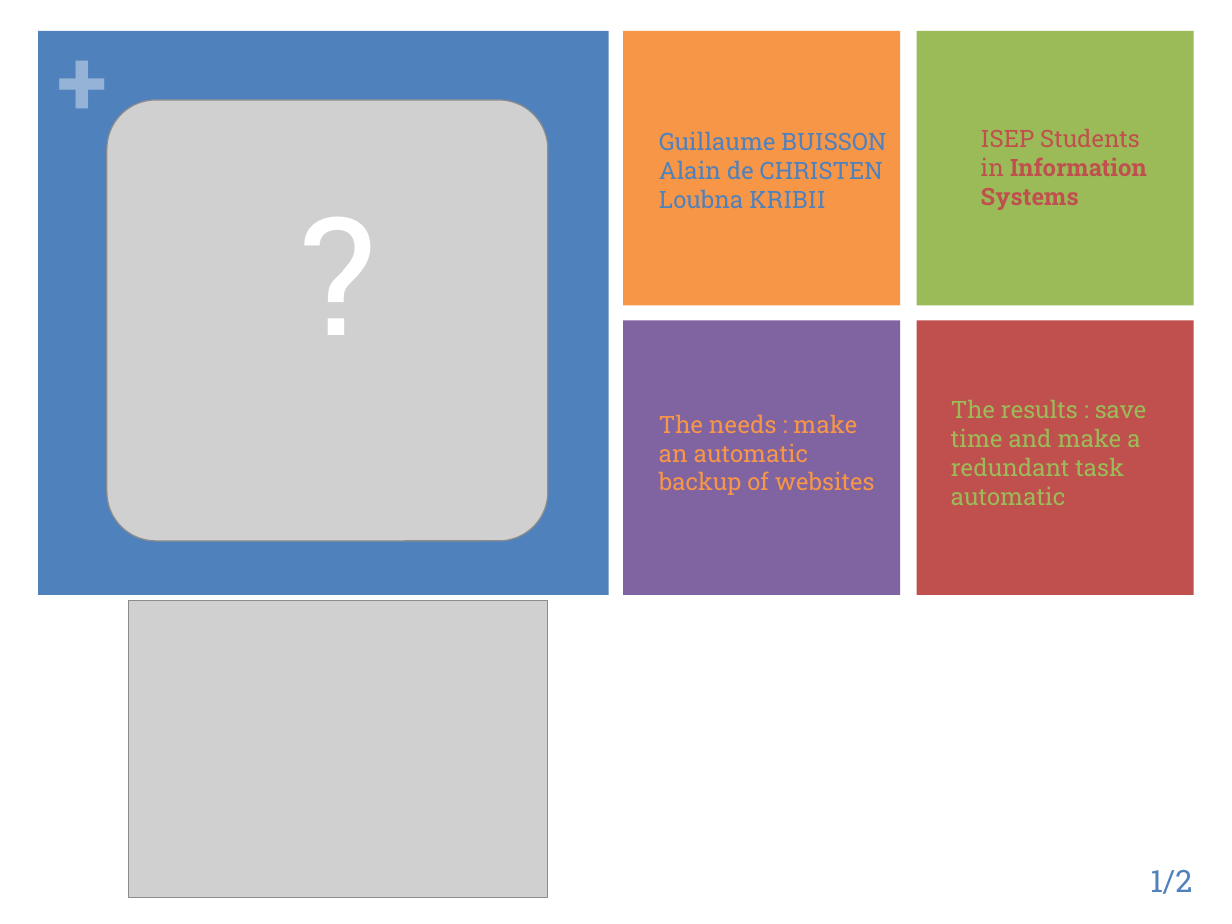
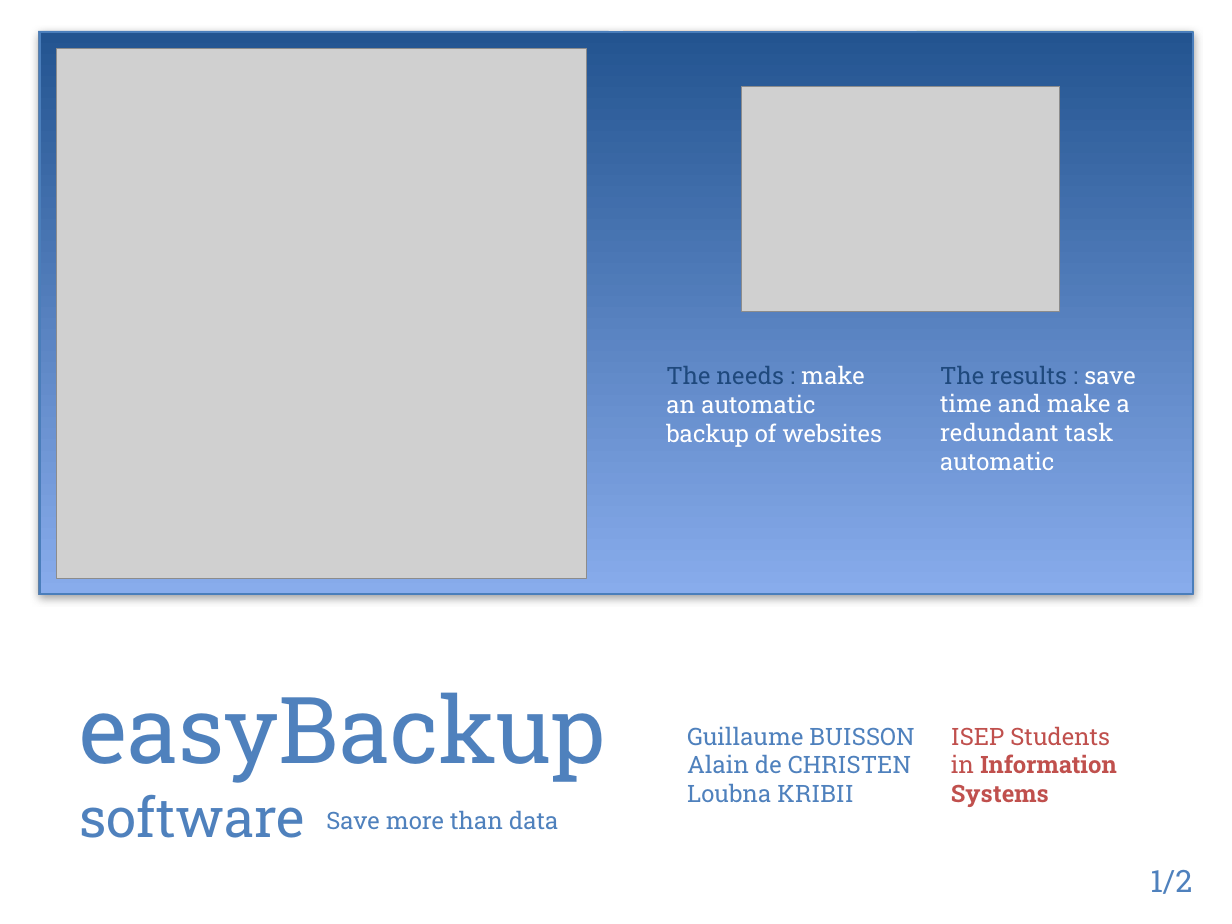
Before and after one commit to kiago/isepse2014, a slide deck: slide 1 of projects/easyBackup/easyBackupPresentation.pptx. Drawn at 1232x924 pixels with LibreOffice and Linux fonts; fonts in the diff are those of the drawing; grey boxes stand for pictures. Boxes give left, top, right and bottom in pixels: in the first picture for what was removed or moved away, otherwise in the second. Text is boxed around its words. In the diff, an @@ line names an element or a change of style, - is before the commit and + after.

```diff
--- a/projects/easyBackup/easyBackupPresentation.pptx
+++ b/projects/easyBackup/easyBackupPresentation.pptx
@@ rectangle added at (41,32,1194,594), fill gradient #235591 to #88ADED, outline #4B7EBC 1 pt @@
@@ picture: place and size @@
-picture at (107,100,548,541)
+picture at (57,48,586,578)
@@ picture: place and size @@
-picture at (128,601,547,898)
+picture at (742,86,1060,312)
@@ text removed at (287,165,458,377) @@
-?
@@ text "The needs : make an ...": place and size @@
-text "The needs : make an ..." at (659,415,875,495)
+text "The needs : make an ..." at (666,366,882,447)
@@ text "The needs : make an ..." at (666,366,882,447): text colour #F79646 to #1F497D in "The needs :"; text colour #F79646 to #FFFFFF in "make an automatic backup of websites" @@
@@ text "The results : save time ...": place and size @@
-text "The results : save time ..." at (951,400,1146,505)
+text "The results : save time ..." at (940,366,1135,470)
@@ text "The results : save time ..." at (940,366,1135,470): text colour #9BBB59 to #1F497D in "The results :"; text colour #9BBB59 to #FFFFFF in "save time and make a redundant task ..." @@
@@ text added at (80,692,606,838), 54 pt, text #4F81BD @@
+easyBackup software
@@ text "Guillaume BUISSON": place and size @@
-text "Guillaume BUISSON" at (659,131,886,208)
+text "Guillaume BUISSON" at (687,726,914,802)
@@ text "ISEP Students": place and size @@
-text "ISEP Students" at (981,129,1147,210)
+text "ISEP Students" at (951,726,1117,807)
@@ text added at (326,810,558,829), 14 pt, text #4F81BD @@
+Save more than data
```
Also in this commit, not shown: 6 other slides changed, 2 slides added, 2 slides removed.
